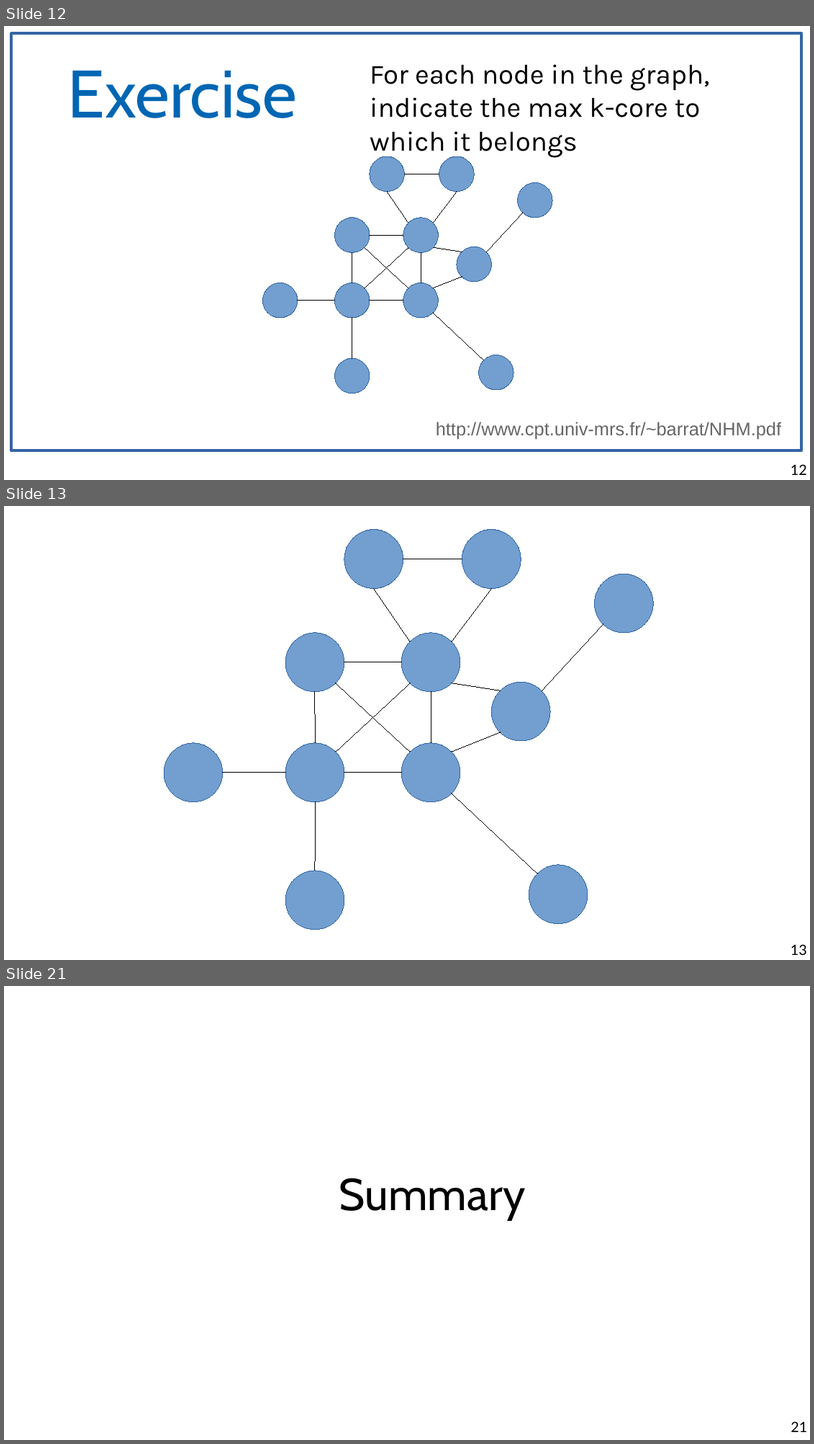
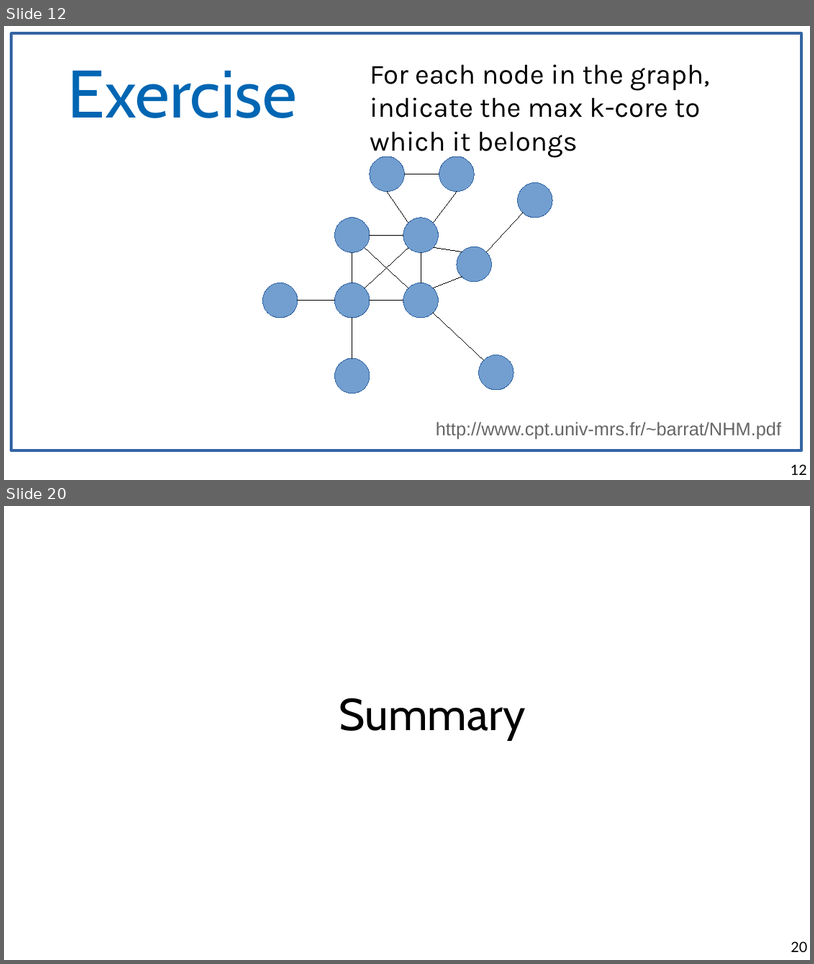
Before and after one commit to chatox/networks-science-course, a slide deck: theory/odp/tt19-k_cores.odp. Shown one above the other, each under a label of ours: slides 12, 13 and 21 before the commit, slides 12 and 20 after it; the slides between them are not shown. The pictures are 814x1444 and 814x964 pixels, drawn with LibreOffice and Linux fonts; fonts in the diff are those of the drawing. Boxes give left, top, right and bottom in pixels: in the first picture for what was removed or moved away, otherwise in the second. Text is boxed around its words. In the diff, an @@ line names an element or a change of style, - is before the commit and + after.

Commit message:
Remove unnecessary slide

```diff
--- a/theory/odp/tt19-k_cores.odp
+++ b/theory/odp/tt19-k_cores.odp
@@ slide 13 removed at (x1=4, y1=506, x2=810, y2=960), background #FFFFFF @@
@@ ellipse removed at (x1=345, y1=530, x2=404, y2=588) @@
@@ ellipse removed at (x1=462, y1=530, x2=521, y2=588) @@
@@ line removed from (404, 559) to (462, 559) @@
@@ line removed from (410, 641) to (374, 589) @@
@@ line removed from (452, 641) to (492, 589) @@
@@ ellipse removed at (x1=594, y1=574, x2=653, y2=633) @@
@@ ellipse removed at (x1=286, y1=633, x2=345, y2=691) @@
@@ ellipse removed at (x1=401, y1=633, x2=460, y2=691) @@
@@ line removed from (542, 690) to (603, 624) @@
@@ line removed from (345, 662) to (401, 662) @@
@@ line removed from (315, 692) to (315, 743) @@
@@ line removed from (336, 683) to (410, 751) @@
@@ line removed from (410, 683) to (336, 751) @@
@@ line removed from (432, 692) to (432, 743) @@
@@ line removed from (452, 683) to (500, 690) @@
@@ ellipse removed at (x1=491, y1=682, x2=550, y2=740) @@
@@ ellipse removed at (x1=165, y1=743, x2=223, y2=802) @@
@@ ellipse removed at (x1=286, y1=743, x2=345, y2=802) @@
@@ ellipse removed at (x1=401, y1=743, x2=460, y2=802) @@
@@ line removed from (452, 751) to (500, 732) @@
@@ line removed from (286, 772) to (223, 772) @@
@@ line removed from (345, 772) to (401, 772) @@
@@ line removed from (315, 802) to (315, 870) @@
@@ line removed from (452, 793) to (538, 873) @@
@@ ellipse removed at (x1=286, y1=870, x2=345, y2=929) @@
@@ ellipse removed at (x1=530, y1=865, x2=588, y2=923) @@
@@ page number removed at (x1=791, y1=944, x2=808, y2=955) @@
-13
@@ what was slide 21 is now slide 20 @@
@@ page number at (x1=791, y1=941, x2=808, y2=952): text changed @@
-21
+20
```
Also in this commit, not shown: 1 other file.
